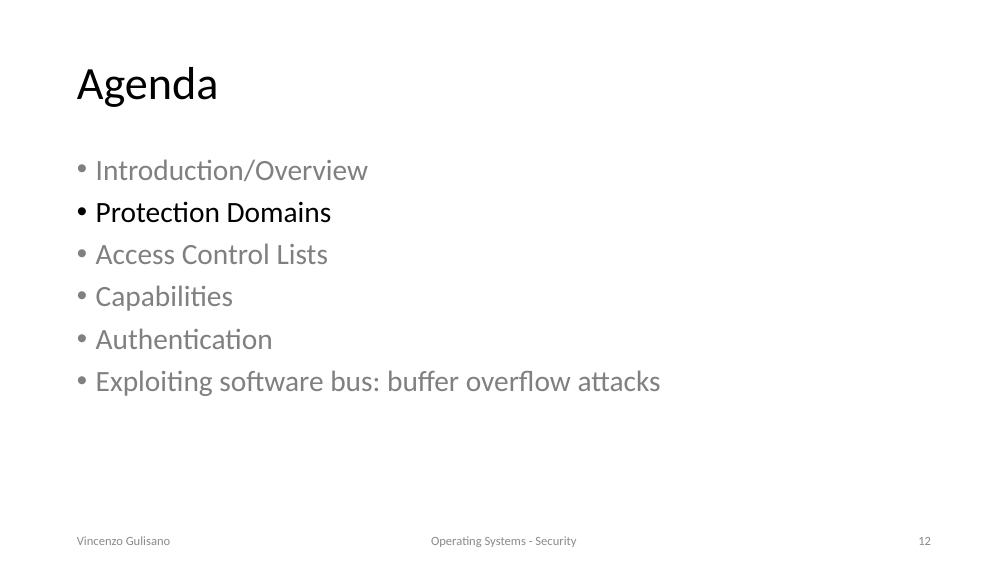
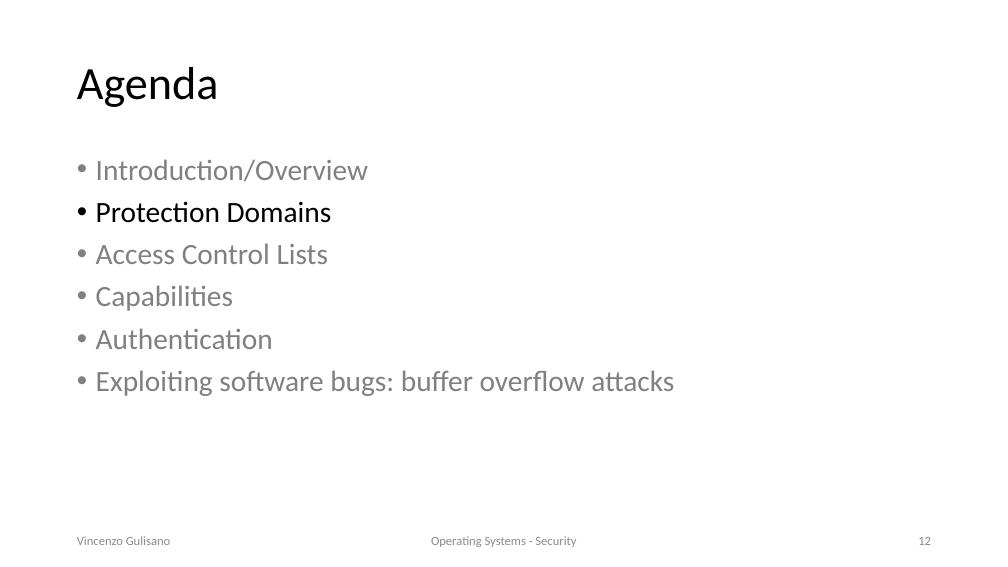
Before and after one commit to vincenzo-gulisano/os_material, a slide deck: slide 12 of security/security.pptx. Drawn at 1008x567 pixels with LibreOffice and Linux fonts; fonts in the diff are those of the drawing. Boxes give left, top, right and bottom in pixels: in the first picture for what was removed or moved away, otherwise in the second. Text is boxed around its words. In the diff, an @@ line names an element or a change of style, - is before the commit and + after.

```diff
--- a/security/security.pptx
+++ b/security/security.pptx
@@ text at box(96, 370, 674, 396): text changed @@
-• Exploiting software bus: buffer overflow attacks
+• Exploiting software bugs: buffer overflow attacks
```
Also in this commit, not shown: 11 other slides changed, 1 other file.
